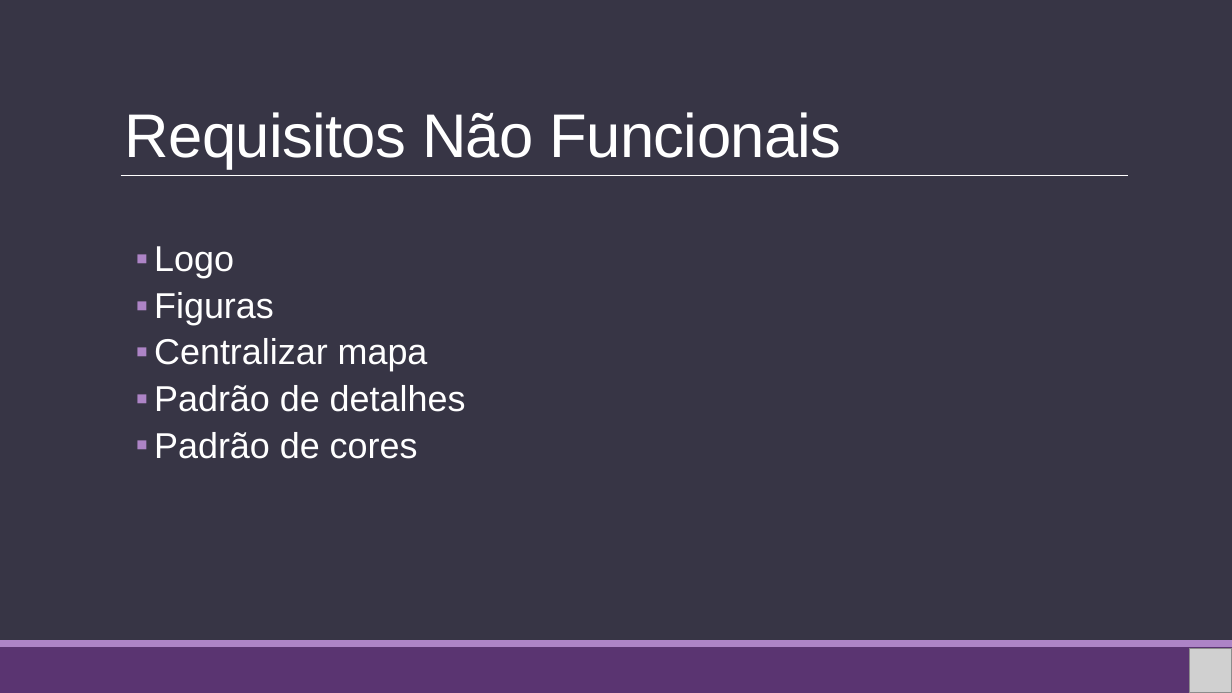
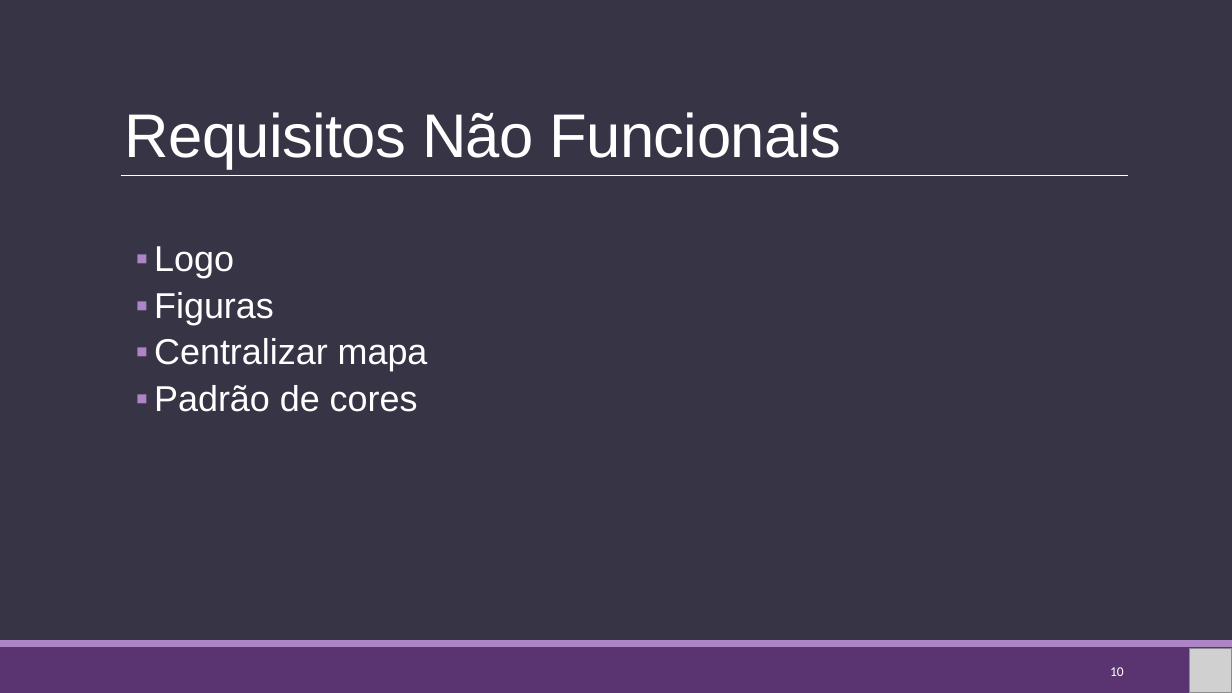
Before and after one commit to ronaldobini/TCC, a slide deck: slide 10 of TCC/documentacao/ServitibaPP.pptx. Drawn at 1232x693 pixels with LibreOffice and Linux fonts; fonts in the diff are those of the drawing; grey boxes stand for pictures. Boxes give left, top, right and bottom in pixels: in the first picture for what was removed or moved away, otherwise in the second. Text is boxed around its words. In the diff, an @@ line names an element or a change of style, - is before the commit and + after.

```diff
--- a/TCC/documentacao/ServitibaPP.pptx
+++ b/TCC/documentacao/ServitibaPP.pptx
@@ text at (154, 385, 466, 412): paragraph removed @@
-  ▪ Padrão de detalhes
@@ page number added at (1110, 667, 1124, 676), 10.5 pt, text #FFFFFF @@
+10
```
Also in this commit, not shown: 13 other slides changed.
